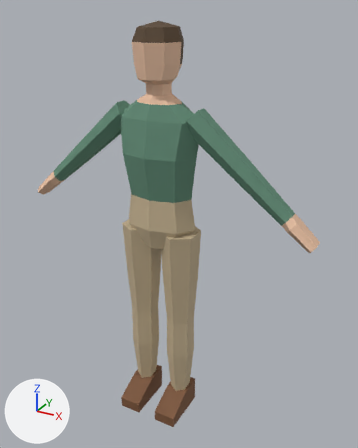
A saved change to the FBX model Assets/Character/Visitor_Son/Visitor_Son.fbx.
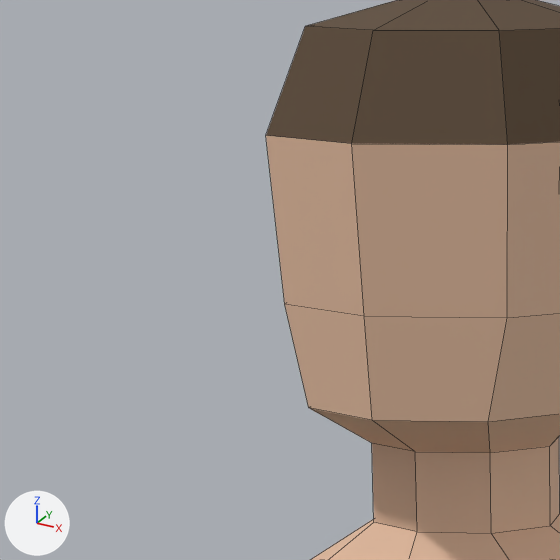
Each version appears first whole from a camera (50 mm lens) standing at (1.049, -1.741, 1.87) and looking at (0.068, 0.042, 0.979), and next in a close-up on the part from 27% to 48% of the width and 5% to 22% of the height. Arrows for +X, +Y and +Z are at lower left; the lights stay in place. The older version's two pictures come first. The close-ups show mesh edges as thin lines.

Objects in the first close-up: 'Visitor_Son'.
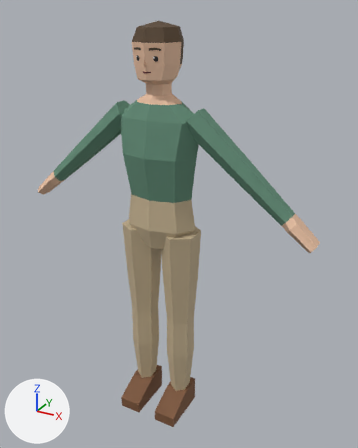
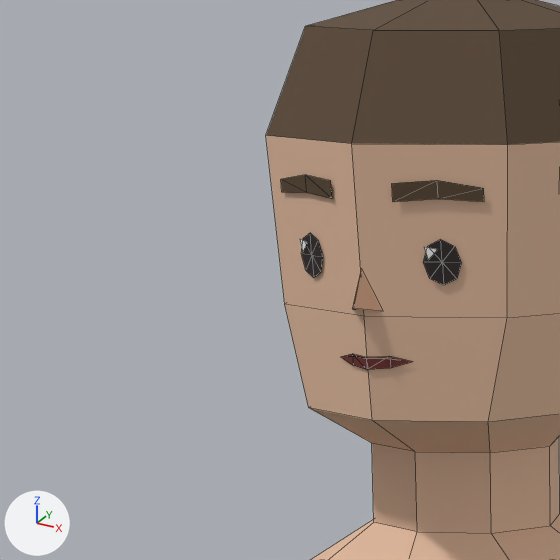
What differs and where, as boxes [x1, y1, x2, y2] in the close-ups (560 x 560 px):
```json
{"part": 1, "of": "me_visitor_son", "change": "added", "after": [281, 175, 484, 370]}
```

Scene script edits in JSON lines:
```json
{"op": "add", "block": "img_facepalette_png", "code": ["img_facepalette_png = load_image('FacePalette.png', '../Face/FacePalette.png', 32, 16, 'sRGB')"]}
{"op": "add", "block": "mat_visitor_son_face", "code": ["mat_visitor_son_face = principled_material('Visitor_Son_Face')", "mat_visitor_son_face.texture = img_facepalette_png", "mat_visitor_son_face.roughness = 0.55"]}
{"block": "me_visitor_son", "where": "# used by ob_visitor_son; location = (0.0, 0.0, 0.0)"}
{"op": "remove", "block": "me_visitor_son", "code": "me_visitor_son.from_pydata(...)  # 249 vertices, 228 faces; spans x -0.7..0.7, y -0.17..0.11, z 0.0..1.82"}
{"op": "add", "block": "me_visitor_son", "code": "me_visitor_son.from_pydata(...)  # 329 vertices, 289 faces; spans x -0.7..0.7, y -0.17..0.11, z 0.0..1.82"}
{"block": "me_visitor_son", "change": "me_visitor_son part 1"}
{"block": "me_visitor_son", "change": "80 vertices are added at x -0.06..0.06, y -0.11..-0.08, z 1.64..1.73"}
{"block": "me_visitor_son", "change": "53 new faces join them, mat_visitor_son_face (picture img_facepalette_png)"}
{"block": "me_visitor_son", "change": "8 new faces join them, mat_visitor_son_hair (brown #594530)"}
{"op": "add", "block": "me_visitor_son", "code": "me_visitor_son.materials.append(mat_visitor_son_face)  # picture img_facepalette_png"}
```
